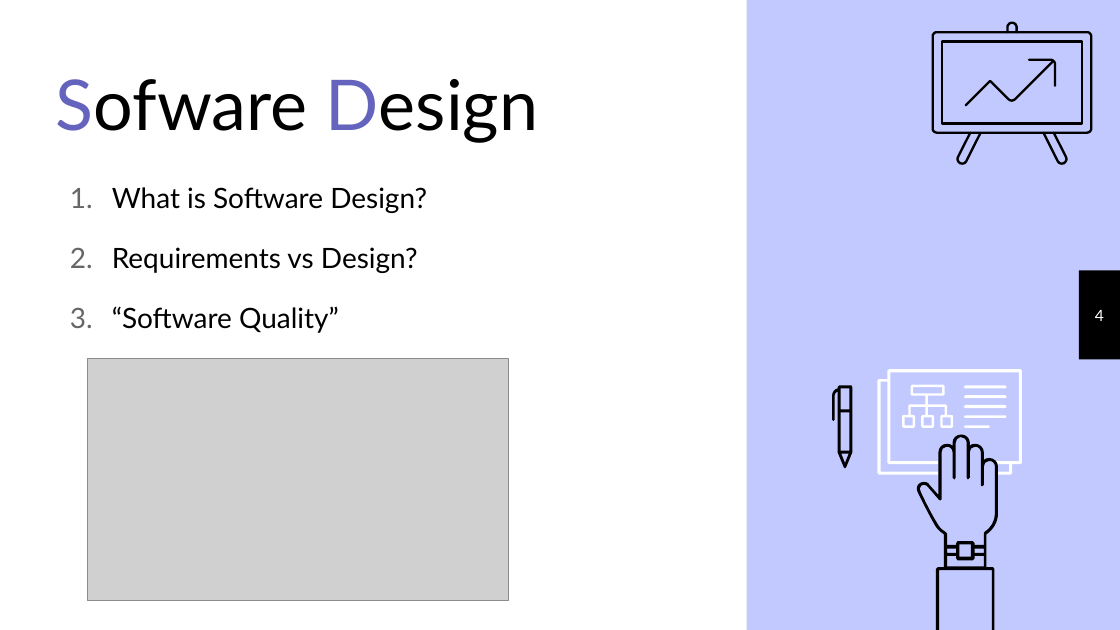
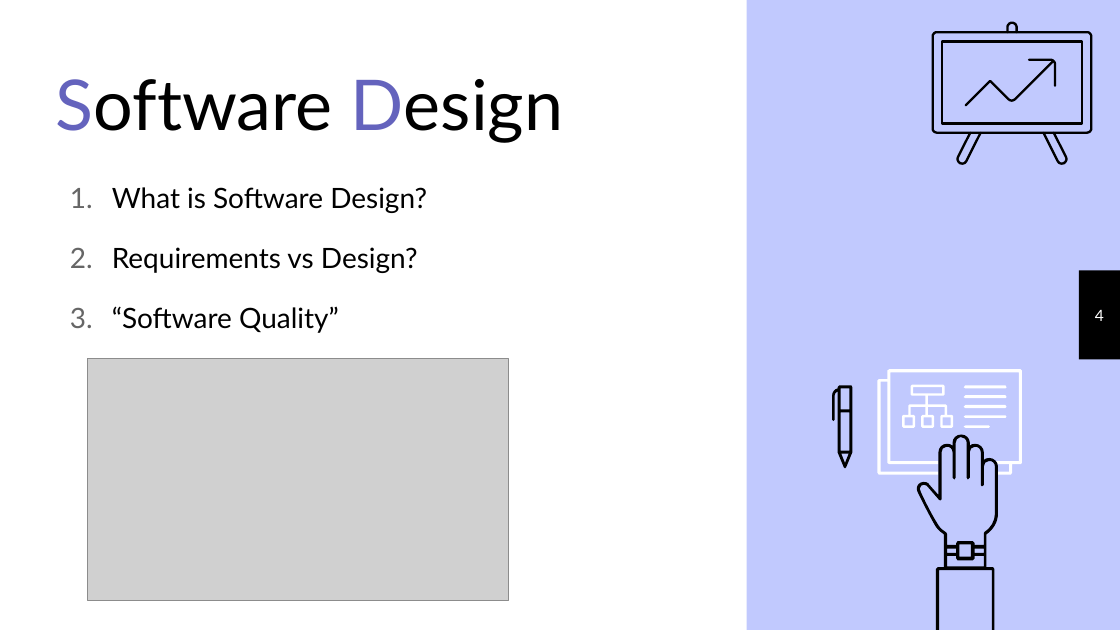
Before and after one commit to RyanLiu6/java-design-studio, a slide deck: slide 4 of Class_2/Class 2.pptx. Drawn at 1120x630 pixels with LibreOffice and Linux fonts; fonts in the diff are those of the drawing; grey boxes stand for pictures. Boxes give left, top, right and bottom in pixels: in the first picture for what was removed or moved away, otherwise in the second. Text is boxed around its words. In the diff, an @@ line names an element or a change of style, - is before the commit and + after.

```diff
--- a/Class_2/Class 2.pptx
+++ b/Class_2/Class 2.pptx
@@ title at [56, 79, 564, 143]: text changed @@
-Sofware Design
+Software Design
```
Also in this commit, not shown: 1 other slide changed, 2 other files.
